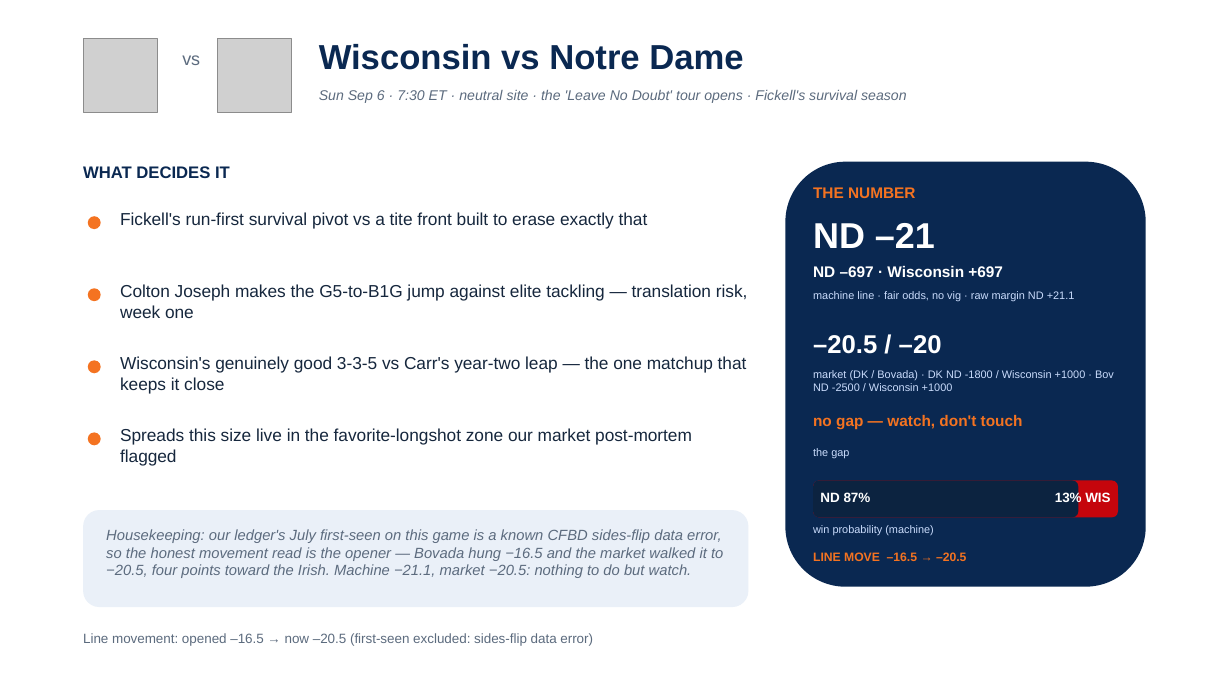
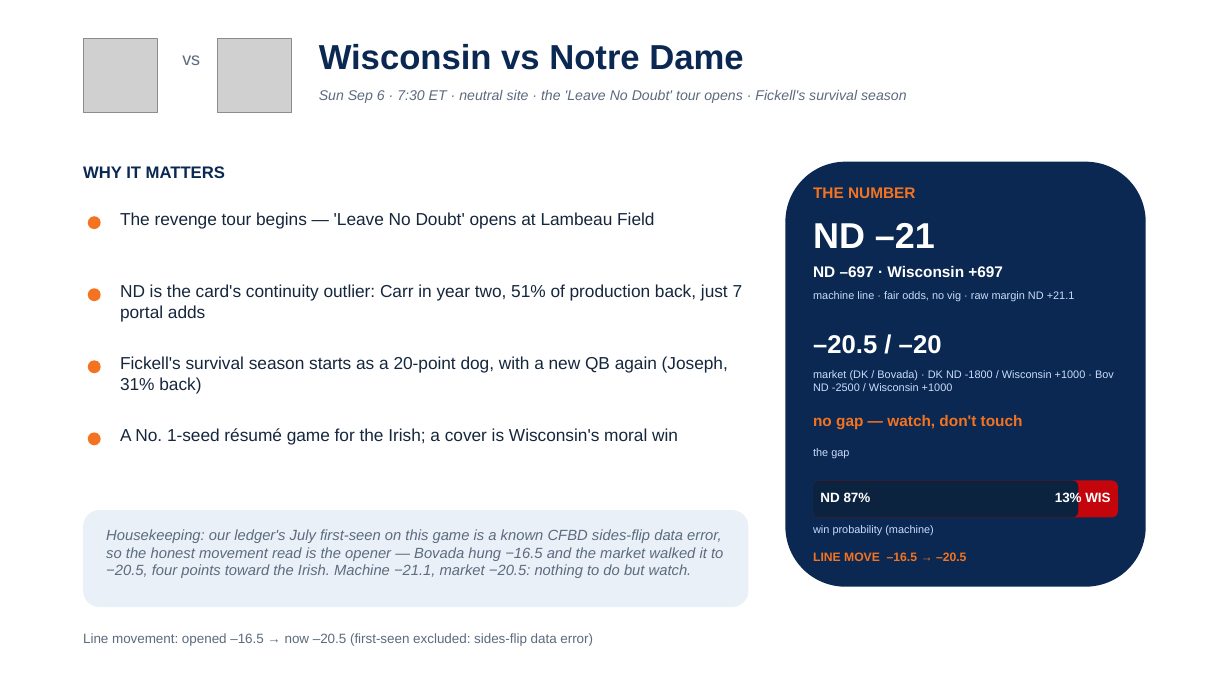
Before and after one commit to lucasalvarezflorida-lab/ncaa-fbs-analytics, a slide deck: slide 12 of decks/2026_Week1_Episode2.pptx. Drawn at 1232x693 pixels with LibreOffice and Linux fonts; fonts in the diff are those of the drawing; grey boxes stand for pictures. Boxes give left, top, right and bottom in pixels: in the first picture for what was removed or moved away, otherwise in the second. Text is boxed around its words. In the diff, an @@ line names an element or a change of style, - is before the commit and + after.

```diff
--- a/decks/2026_Week1_Episode2.pptx
+++ b/decks/2026_Week1_Episode2.pptx
@@ text at [83,166,225,178]: text changed @@
-WHAT DECIDES IT
+WHY IT MATTERS
@@ text at [120,212,654,229]: text changed @@
-Fickell's run-first survival pivot vs a tite front built to erase exactly that
+The revenge tour begins — 'Leave No Doubt' opens at Lambeau Field
@@ text at [120,284,743,321]: text changed @@
-Colton Joseph makes the G5-to-B1G jump against elite tackling — translation risk, week one
+ND is the card's continuity outlier: Carr in year two, 51% of production back, just 7 portal adds
@@ text at [120,356,728,393]: text changed @@
-Wisconsin's genuinely good 3-3-5 vs Carr's year-two leap — the one matchup that keeps it close
+Fickell's survival season starts as a 20-point dog, with a new QB again (Joseph, 31% back)
@@ text at [120,428,678,445]: text changed @@
-Spreads this size live in the favorite-longshot zone our market post-mortem flagged
+A No. 1-seed résumé game for the Irish; a cover is Wisconsin's moral win
```
Also in this commit, not shown: 14 other slides changed, 1 other file.
